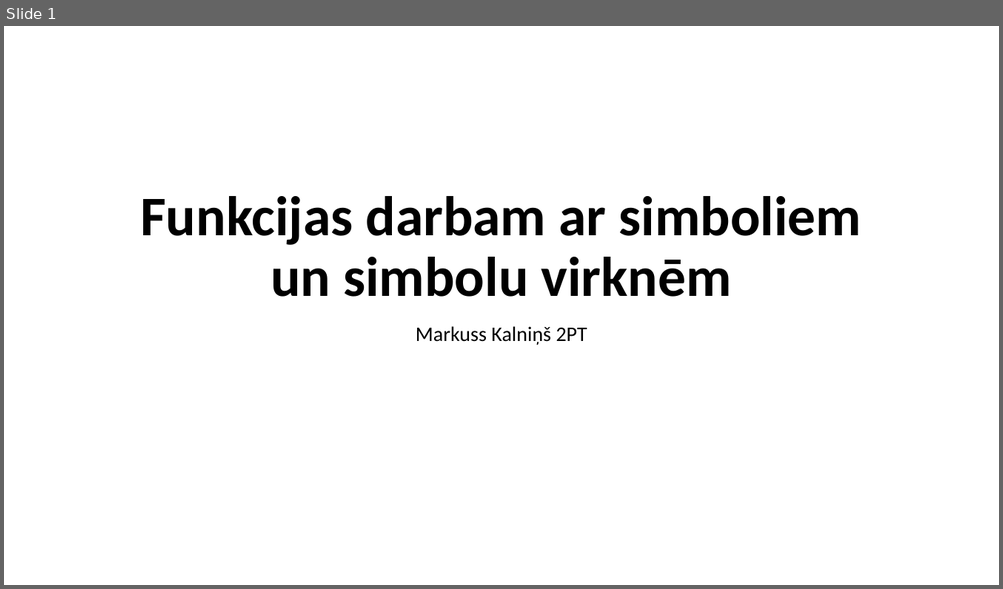
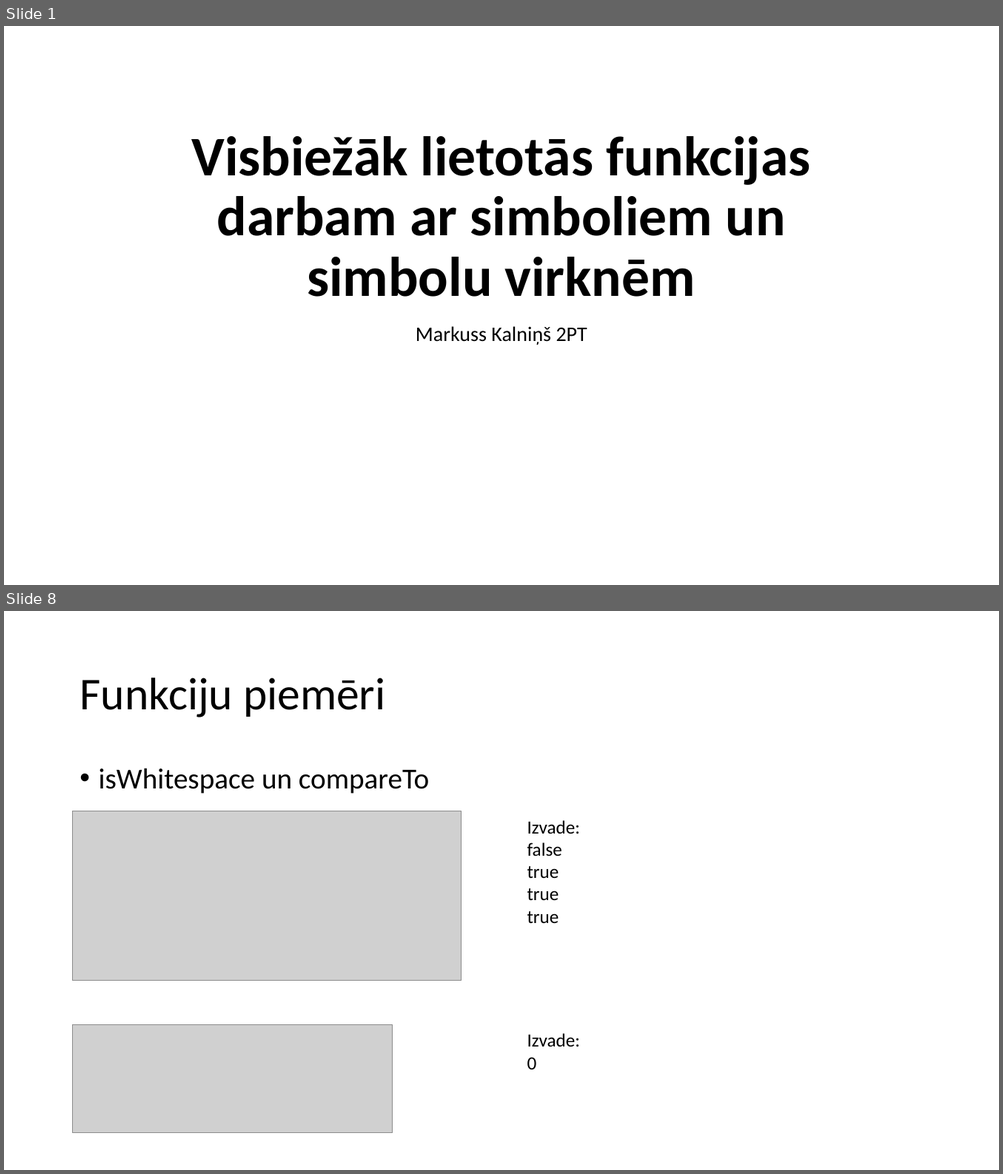
Before and after one commit to minime556/Eksamens, a slide deck: MacibuMaterialsProgEks.pptx. Shown one above the other, each under a label of ours: slide 1 before the commit, slides 1 and 8 after it; the slides between them are not shown. The pictures are 1003x589 and 1003x1174 pixels, drawn with LibreOffice and Linux fonts; fonts in the diff are those of the drawing; grey boxes stand for pictures. Boxes give left, top, right and bottom in pixels: in the first picture for what was removed or moved away, otherwise in the second. Text is boxed around its words. In the diff, an @@ line names an element or a change of style, - is before the commit and + after.

Commit message:
Papildināta prezentācija ar funkcijām, to paskaidrojumiem un piemēriem

```diff
--- a/MacibuMaterialsProgEks.pptx
+++ b/MacibuMaterialsProgEks.pptx
@@ slide 8 added at (4,611,999,1170), background #FFFFFF @@
@@ title added at (79,678,385,718), 44 pt, text #000000 @@
+Funkciju piemēri
@@ text added at (99,768,429,794), 28 pt, text #000000 @@
+• isWhitespace un compareTo
@@ picture added at (73,812,461,981) @@
@@ text added at (527,820,580,923), 18 pt, text #000000 @@
+Izvade:
+false
+true
+true
+true
@@ picture added at (73,1025,392,1133) @@
@@ text added at (527,1034,580,1070), 18 pt, text #000000 @@
+Izvade:
+0
@@ slide 1 changed as well @@
@@ title at (191,136,810,297): text changed @@
-Funkcijas darbam ar simboliem un simbolu virknēm
+Visbiežāk lietotās funkcijas darbam ar simboliem un simbolu virknēm
```
Also in this commit, not shown: 9 other slides added, 1 slide removed.
